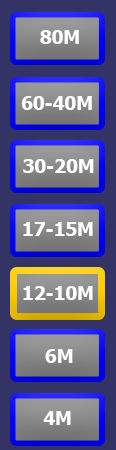
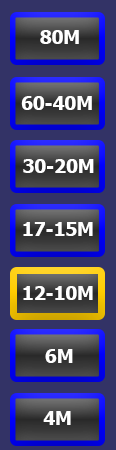
Layers edited between the first and the second 116px x 450px image:
painted on "Button7" over [15, 398, 99, 441]
painted on "Button6" over [15, 334, 99, 377]
painted on "Button5" over [17, 274, 98, 313]
painted on "Button4" over [15, 209, 99, 252]
painted on "Button3" over [15, 145, 99, 188]
painted on "Button2" over [15, 82, 99, 125]
painted on "Button1" over [15, 17, 99, 60]